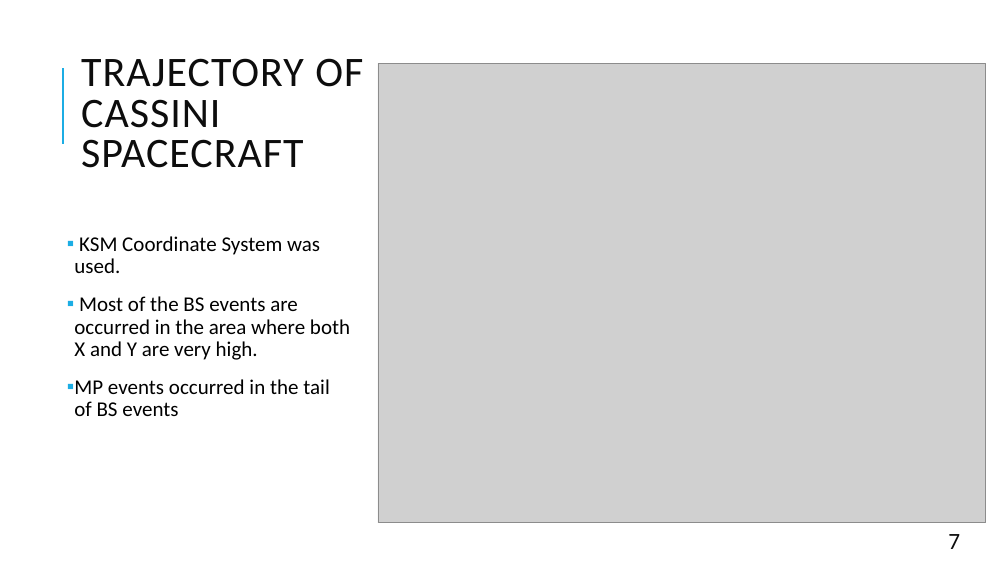
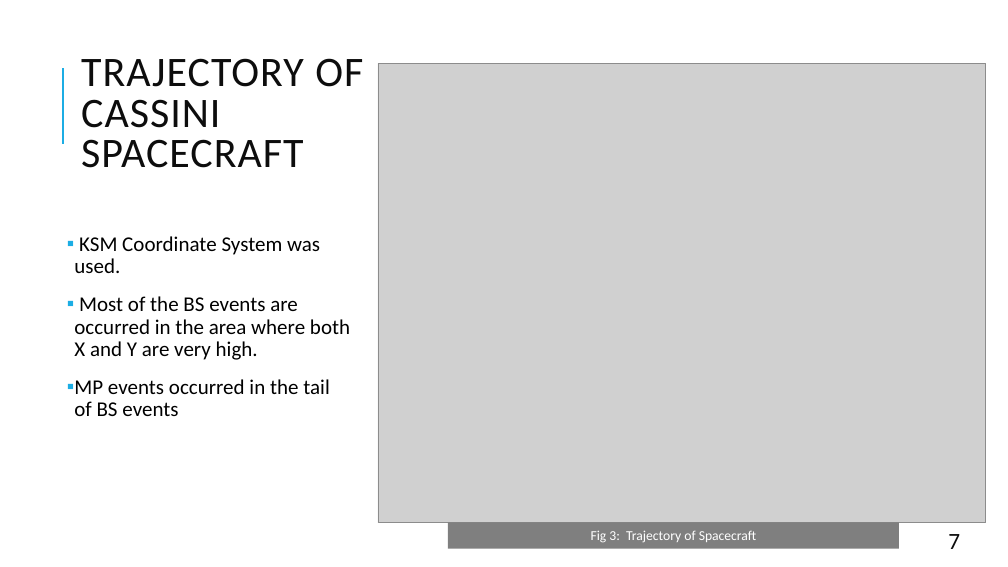
Before and after one commit to matty1203/r_cubicplot, a slide deck: slide 7 of Classification of bow shock event positions from Magnetic.pptx. Drawn at 1008x567 pixels with LibreOffice and Linux fonts; fonts in the diff are those of the drawing; grey boxes stand for pictures. Boxes give left, top, right and bottom in pixels: in the first picture for what was removed or moved away, otherwise in the second. Text is boxed around its words. In the diff, an @@ line names an element or a change of style, - is before the commit and + after.

```diff
--- a/Classification of bow shock event positions from Magnetic.pptx
+++ b/Classification of bow shock event positions from Magnetic.pptx
@@ rectangle added at (x1=448, y1=523, x2=899, y2=549), fill #000000 at 50% opacity, 13 pt, text #FFFFFF @@
+Fig 3: Trajectory of Spacecraft
```
Also in this commit, not shown: 11 other slides changed, 1 slide added, 1 slide removed, 2 other files.
